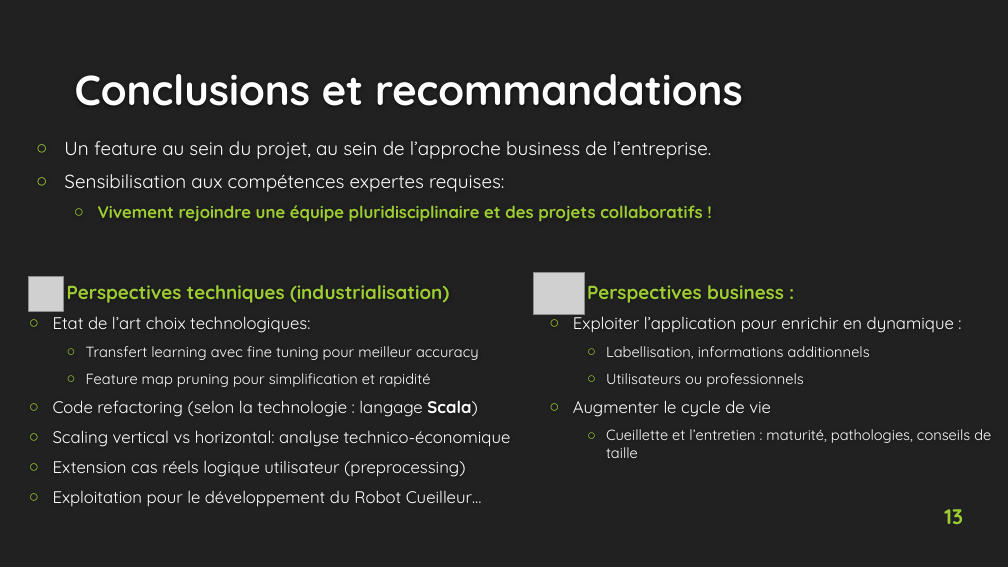
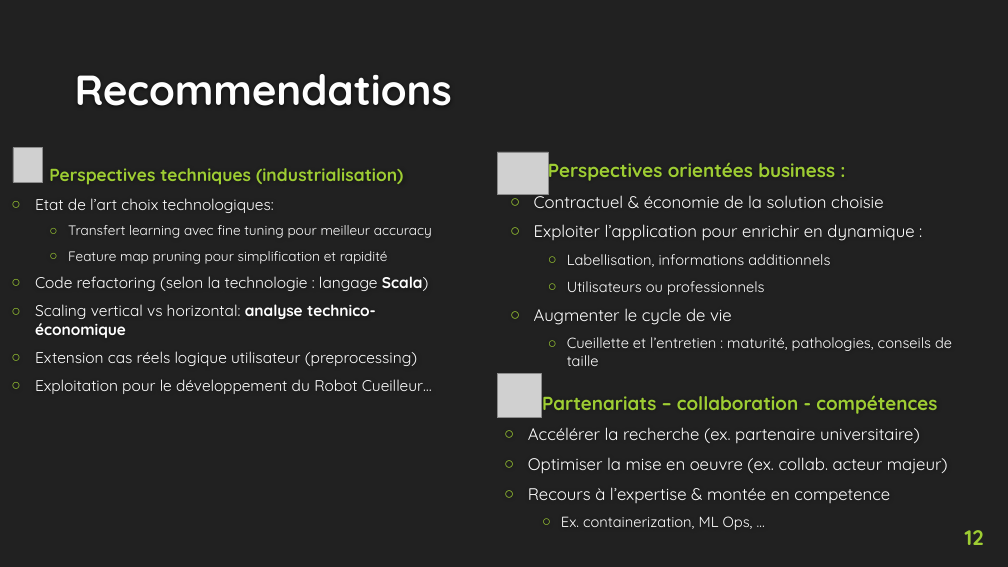
Before and after one commit to EtienneLardeur/P8_FruitsRecognition, a slide deck: slide 12 of P8_Big_Data.pptx (slide 13 before the commit). Drawn at 1008x567 pixels with LibreOffice and Linux fonts; fonts in the diff are those of the drawing; grey boxes stand for pictures; background and template pictures are left out. Boxes give left, top, right and bottom in pixels: in the first picture for what was removed or moved away, otherwise in the second. Text is boxed around its words. In the diff, an @@ line names an element or a change of style, - is before the commit and + after.

```diff
--- a/P8_Big_Data.pptx
+++ b/P8_Big_Data.pptx
@@ title at (x1=75, y1=74, x2=452, y2=106): text changed @@
-Conclusions et recommandations
+Recommendations
@@ picture resized from (x1=29, y1=277, x2=64, y2=312) to (x1=13, y1=147, x2=43, y2=182) @@
@@ text removed at (x1=64, y1=141, x2=712, y2=222) @@
-○ Un feature au sein du projet, au sein de l’approche business de l’entreprise.
-○ Sensibilisation aux compétences expertes requises:
-  ○ Vivement rejoindre une équipe pluridisciplinaire et des projets collaboratifs !
@@ text "Perspectives orientées business :" moved from (x1=573, y1=285, x2=991, y2=458) to (x1=534, y1=157, x2=952, y2=366) @@
@@ text "Perspectives techniques (industrialisation)" moved from (x1=53, y1=285, x2=511, y2=507) to (x1=35, y1=168, x2=432, y2=394) @@
@@ text "Perspectives techniques (industrialisation)" at (x1=35, y1=168, x2=432, y2=394): size 18 to 16.6 pt in "Perspectives techniques (industrialisation)"; size 16 to 14.8 pt in "Etat de l’art choix technologiques:", "Code refactoring (selon la technologie : langage ...", "Scaling vertical vs horizontal: analyse technico-économique", "Extension cas réels logique utilisateur (preprocessing)" and 1 more places; size 14 to 12.9 pt in "Transfert learning avec fine tuning pour meilleur ...", "Feature map pruning pour simplification et rapidité"; bold on in "analyse technico-économique" @@
@@ picture moved from (x1=534, y1=272, x2=585, y2=315) to (x1=498, y1=152, x2=549, y2=194) @@
@@ text at (x1=534, y1=157, x2=883, y2=208): text changed; size 18 to 16 pt; text colour #9ECD33 to #FFFFFF; bold off @@
-Perspectives business :
+Perspectives orientées business :
+  ○ Contractuel & économie de la solution choisie
@@ picture added at (x1=498, y1=374, x2=541, y2=417) @@
@@ text added at (x1=528, y1=396, x2=948, y2=530), 16 pt, text #FFFFFF @@
+Partenariats – collaboration - compétences
+  ○ Accélérer la recherche (ex. partenaire universitaire)
+  ○ Optimiser la mise en oeuvre (ex. collab. acteur majeur)
+  ○ Recours à l’expertise & montée en competence
+    ○ Ex. containerization, ML Ops, …
@@ page number removed at (x1=944, y1=509, x2=963, y2=524) @@
-13
@@ page number added at (x1=965, y1=530, x2=984, y2=545), 20 pt, text #9ECD33, bold @@
+12
```
Also in this commit, not shown: 13 other slides changed, 2 slides added, 9 slides removed, 2 other files.
